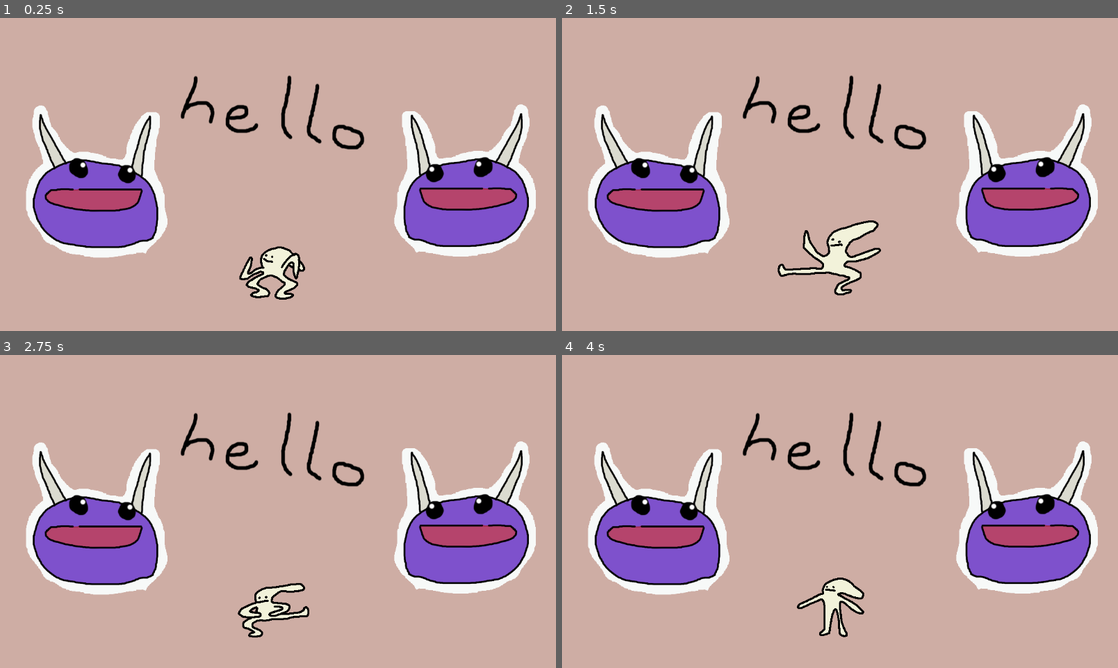
Above: before the commit, frames 1-4 (two rows, left to right).
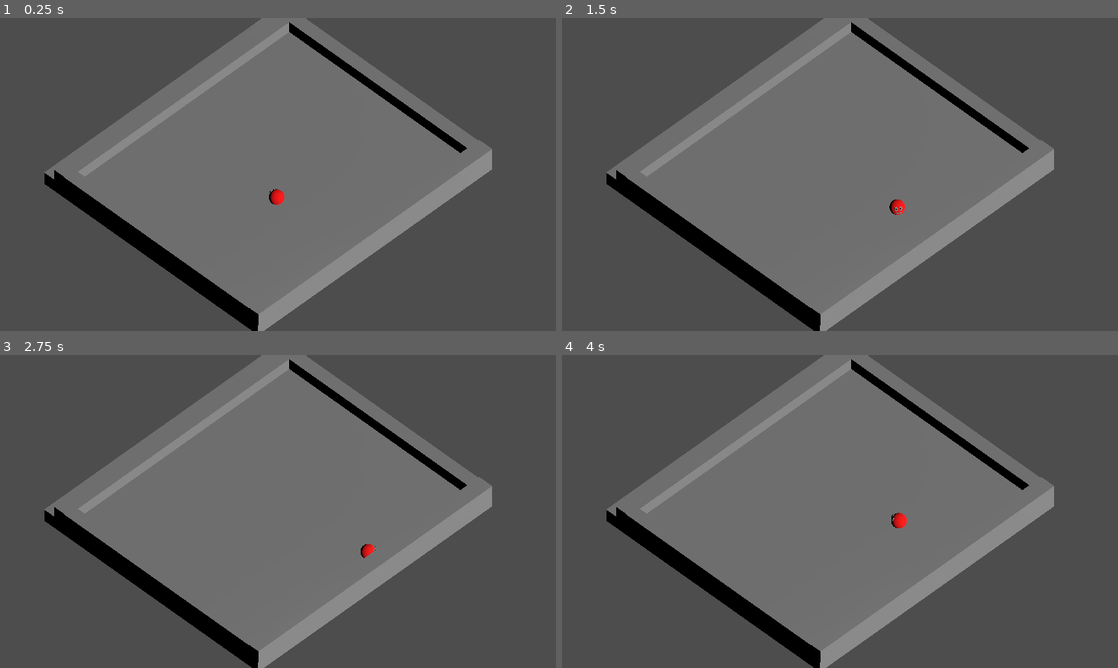
Above: after the commit, the same moments.

Repository: melonboyo/entomo
Game: Godot game, scene res://Scenes/CharacterTesting.tscn
Same seed, same stepped clock (60 frames per second), same inputs: the game is played once before the commit and once after it. Before the commit the project starts from res://test.tscn.
Inputs:
- Up to frame 1 (0.25 s): no input
- Up to frame 2 (1.5 s): hold D (move_right, bound only after the commit) 0.53-1.28 s; tap E (interact, bound only after the commit) at 0.6 s; tap Space (move_jump, bound only after the commit) at 0.77, 1.07 s; tap Q (special_ability, bound only after the commit) at 0.8, 1.35 s; hold S (move_backward, bound only after the commit) from 1.28 s (still down)
- Up to frame 3 (2.75 s): tap Space (move_jump, bound only after the commit) at 1.52, 1.55, 1.82, 2.1 s; release S (move_backward, bound only after the commit) at 2.03 s; hold D (move_right, bound only after the commit) from 2.03 s (still down); tap E (interact, bound only after the commit) at 2.3 s
- Up to frame 4 (4 s): release D (move_right, bound only after the commit) at 2.78 s; hold W (move_forward, bound only after the commit) 2.78-3.53 s; tap E (interact, bound only after the commit) at 2.85 s; tap Space (move_jump, bound only after the commit) at 3.02, 3.32, 3.77, 3.8 s; tap Q (special_ability, bound only after the commit) at 3.05, 3.6 s; hold A (move_left, bound only after the commit) from 3.53 s (still down)

The runs differ from the first frame. In frame 1, 100% of the frame differs, in the area x 0-100%, y 0-100%; in frame 2, 100%; in frame 3, 100%; in frame 4, 100%.

Commit message:
Add generic player movement controller and Parasite

Diff:
--- /dev/null
+++ b/Characters/Generic/GenericCharacterController.gd
@@ -0,0 +1,45 @@
+# This script acts as a generic base for each character in the game, extend it to add additional functionality
+# NOTE that this script does not process any input at all, instead, methods that update movement etc. are called from PlayerInputProvider
+class_name GenericCharacterController extends CharacterBody3D
+
+@export var SPEED = 5.0
+@export var JUMP_VELOCITY = 4.5
+
+# Update the physics body each physics tick
+func _physics_process(delta: float) -> void:
+	# Add gravity
+	handleGravity(delta)
+
+	# move_and_slide is called each physics tick
+	move_and_slide()
+
+# The generic character uses gravity
+func handleGravity(delta: float) -> void:
+	if not is_on_floor():
+			velocity += get_gravity() * delta
+
+# The generic character jumps when the jump button is pressed and they are on the ground, override this in the creature-specific script for additional functionality
+func handleJump() -> void:
+	if is_on_floor():
+		velocity.y = JUMP_VELOCITY
+		print("Performed jump.")
+
+# The handleMove method of Generic Character Controller is called every tick
+func handleMove(input_dir: Vector2, camera_basis: Basis, delta: float) -> void:
+	# Get the input direction and handle the movement/deceleration.
+	var direction := (camera_basis * Vector3(input_dir.x, 0, input_dir.y)).normalized()
+	if direction:
+		velocity.x = direction.x * SPEED
+		velocity.z = direction.z * SPEED
+	else:
+		velocity.x = move_toward(velocity.x, 0, SPEED)
+		velocity.z = move_toward(velocity.z, 0, SPEED)
+
+# TODO: Implement generic character interaction
+# The generic character can interact, this method should work the same for all cratures.
+func handleInteract() -> void:
+	print("Performed interact.")
+
+# The generic character has no special ability, override this in the creature-specific script
+func handleSpecialAbility() -> void:
+	print("Performed special ability.")
--- /dev/null
+++ b/Characters/Parasite/Parasite.tscn
@@ -0,0 +1,49 @@
+[gd_scene load_steps=7 format=3 uid="uid://bj7rxxs3efy3j"]
+
+[ext_resource type="Script" path="res://Characters/Parasite/ParasiteController.gd" id="1_a2cng"]
+
+[sub_resource type="SphereShape3D" id="SphereShape3D_b6yj3"]
+
+[sub_resource type="SphereMesh" id="SphereMesh_cursh"]
+
+[sub_resource type="StandardMaterial3D" id="StandardMaterial3D_s0oth"]
+albedo_color = Color(1, 0, 0, 1)
+
+[sub_resource type="SphereMesh" id="SphereMesh_4oaq5"]
+
+[sub_resource type="StandardMaterial3D" id="StandardMaterial3D_s65vp"]
+albedo_color = Color(0, 0, 0, 1)
+
+[node name="CharacterBody3D" type="CharacterBody3D"]
+script = ExtResource("1_a2cng")
+
+[node name="CollisionShape3D" type="CollisionShape3D" parent="."]
+shape = SubResource("SphereShape3D_b6yj3")
+
+[node name="MeshInstance3D" type="MeshInstance3D" parent="."]
+transform = Transform3D(1, 0, 0, 0, 1, 0, 0, 0, 1, -0.00508738, -1.19209e-07, 0.00233459)
+mesh = SubResource("SphereMesh_cursh")
+skeleton = NodePath("../CollisionShape3D")
+surface_material_override/0 = SubResource("StandardMaterial3D_s0oth")
+
+[node name="RightEye" type="MeshInstance3D" parent="."]
+transform = Transform3D(-6.49758e-09, -2.95011e-09, 0.225587, 0.0504465, 0.280898, 0, -0.114253, 0.124025, -9.86072e-09, 0.151, 0.234412, -0.39778)
+mesh = SubResource("SphereMesh_4oaq5")
+
+[node name="RightPupil" type="MeshInstance3D" parent="RightEye"]
+transform = Transform3D(0.436916, -0.0440875, 0, 0.0477189, 0.403667, 0, 2.66454e-15, 0, 0.370559, 0.465785, 0.0768955, 0.00651431)
+mesh = SubResource("SphereMesh_4oaq5")
+surface_material_override/0 = SubResource("StandardMaterial3D_s65vp")
+
+[node name="LeftEye" type="MeshInstance3D" parent="."]
+transform = Transform3D(-6.49758e-09, -2.95011e-09, 0.225587, 0.0504465, 0.280898, 0, -0.114253, 0.124025, -9.86072e-09, -0.139601, 0.234412, -0.39778)
+mesh = SubResource("SphereMesh_4oaq5")
+
+[node name="RightPupil" type="MeshInstance3D" parent="LeftEye"]
+transform = Transform3D(0.436916, -0.0440875, 0, 0.0477189, 0.403667, 0, 2.66454e-15, 0, 0.370559, 0.465785, 0.0768955, 0.0293676)
+mesh = SubResource("SphereMesh_4oaq5")
+surface_material_override/0 = SubResource("StandardMaterial3D_s65vp")
+
+[node name="RightEye2" type="MeshInstance3D" parent="."]
+transform = Transform3D(2.38634e-16, -0.453237, 9.86072e-09, -5.45931e-09, -1.98116e-08, -0.225587, 0.124894, 0, -9.86072e-09, 0, -0.0522866, -0.434969)
+mesh = SubResource("SphereMesh_4oaq5")
--- /dev/null
+++ b/Characters/Parasite/ParasiteController.gd
@@ -0,0 +1,22 @@
+# This script is for controlling the Parasite
+extends GenericCharacterController
+
+# Overrides the handleJump method of GenericCharacterController
+func handleJump() -> void:
+	return
+
+# Overrides the handleMove method of GenericCharacterController
+func handleMove(input_dir: Vector2, camera_basis: Basis, delta: float) -> void:
+	# Get the input direction and handle the movement/deceleration.
+	# As good practice, you should replace UI actions with custom gameplay actions.
+	var direction := (camera_basis * Vector3(input_dir.x, 0, input_dir.y)).normalized()
+
+	if direction:
+		velocity.x = direction.x * SPEED
+		velocity.z = direction.z * SPEED
+	else:
+		velocity.x = move_toward(velocity.x, 0, SPEED)
+		velocity.z = move_toward(velocity.z, 0, SPEED)
+
+	if(input_dir != Vector2.ZERO):
+		rotation.y = lerp_angle(rotation.y, atan2(-direction.x, -direction.z), delta * 10)
--- /dev/null
+++ b/GameStateManager/GameStateManager.tscn
@@ -0,0 +1,6 @@
+[gd_scene load_steps=2 format=3 uid="uid://dclrt7yy6gtq6"]
+
+[ext_resource type="Script" path="res://GameStateManager/PlayerInputProvider.gd" id="1_ddpt0"]
+
+[node name="GameStateManager" type="Node3D"]
+script = ExtResource("1_ddpt0")
--- /dev/null
+++ b/GameStateManager/PlayerInputProvider.gd
@@ -0,0 +1,36 @@
+# This script is responsible for providing input to the current GenericCharacterController script, ensuring that only one character can be controlled at a time
+extends Node3D
+
+@export var currentPossessedCreature: GenericCharacterController = null
+@export var camera: Camera3D = null
+
+# Called when the node enters the scene tree for the first time.
+func _ready() -> void:
+	pass # Replace with function body.
+
+
+# Called every frame. 'delta' is the elapsed time since the previous frame.
+func _physics_process(delta: float) -> void:
+	if(currentPossessedCreature == null or camera == null):
+		return
+
+	# Handle jump
+	if Input.is_action_just_pressed("move_jump"):
+		currentPossessedCreature.handleJump()
+
+	# Handle moving
+	currentPossessedCreature.handleMove(
+		Input.get_vector("move_left", "move_right", "move_forward", "move_backward"),
+		camera.basis,
+		delta
+	)
+
+	# Handle interacting
+	if(Input.is_action_just_pressed("interact")):
+		currentPossessedCreature.handleInteract()
+
+	# Handle Special Ability
+	if(Input.is_action_just_pressed("special_ability")):
+		currentPossessedCreature.handleSpecialAbility()
+
+	pass
--- /dev/null
+++ b/Scenes/CharacterTesting.tscn
@@ -0,0 +1,82 @@
+[gd_scene load_steps=5 format=3 uid="uid://dyudv4itc62ua"]
+
+[ext_resource type="PackedScene" uid="uid://bj7rxxs3efy3j" path="res://Characters/Parasite/Parasite.tscn" id="1_htcmh"]
+[ext_resource type="PackedScene" uid="uid://dclrt7yy6gtq6" path="res://GameStateManager/GameStateManager.tscn" id="2_lrlr4"]
+
+[sub_resource type="BoxShape3D" id="BoxShape3D_2cuf7"]
+
+[sub_resource type="BoxMesh" id="BoxMesh_r6fp7"]
+
+[node name="Scene" type="Node3D"]
+
+[node name="DirectionalLight3D" type="DirectionalLight3D" parent="."]
+transform = Transform3D(1, 0, 0, 0, 0.840368, 0.542016, 0, -0.542016, 0.840368, -0.00180054, 10.4981, 31.7402)
+
+[node name="Parasite" parent="." instance=ExtResource("1_htcmh")]
+transform = Transform3D(1, 0, 0, 0, 1, 0, 0, 0, 1, -2.16028, 1.55166, 2.964)
+
+[node name="Camera3D" type="Camera3D" parent="."]
+transform = Transform3D(0.707107, 0.5, -0.5, 0, 0.707107, 0.707107, 0.707107, -0.5, 0.5, -7.30029, 10.6476, 8.24296)
+projection = 1
+size = 20.0
+
+[node name="StaticGeometry" type="Node3D" parent="."]
+
+[node name="StaticBody3D" type="StaticBody3D" parent="StaticGeometry"]
+
+[node name="CollisionShape3D" type="CollisionShape3D" parent="StaticGeometry/StaticBody3D"]
+transform = Transform3D(21.1851, 0, 0, 0, 1.00939, 0, 0, 0, 19.3849, 0, 0, 0)
+shape = SubResource("BoxShape3D_2cuf7")
+
+[node name="MeshInstance3D" type="MeshInstance3D" parent="StaticGeometry/StaticBody3D"]
+transform = Transform3D(21.1851, 0, 0, 0, 1.00939, 0, 0, 0, 19.3849, 0, 0, 0)
+mesh = SubResource("BoxMesh_r6fp7")
+
+[node name="StaticBody3D2" type="StaticBody3D" parent="StaticGeometry"]
+transform = Transform3D(1, 0, 0, 0, 1, 0, 0, 0, 0.0608394, 0, 0.885279, -8.17546)
+
+[node name="CollisionShape3D" type="CollisionShape3D" parent="StaticGeometry/StaticBody3D2"]
+transform = Transform3D(21.1851, 0, 0, 0, 1.00939, 0, 0, 0, 19.3849, 0, 0, 0)
+shape = SubResource("BoxShape3D_2cuf7")
+
+[node name="MeshInstance3D" type="MeshInstance3D" parent="StaticGeometry/StaticBody3D2"]
+transform = Transform3D(21.1851, 0, 0, 0, 1.00939, 0, 0, 0, 19.3849, 0, 0, 0)
+mesh = SubResource("BoxMesh_r6fp7")
+
+[node name="StaticBody3D3" type="StaticBody3D" parent="StaticGeometry"]
+transform = Transform3D(1, 0, 0, 0, 1, 0, 0, 0, 0.0608394, 0, 0.885279, 9.14636)
+
+[node name="CollisionShape3D" type="CollisionShape3D" parent="StaticGeometry/StaticBody3D3"]
+transform = Transform3D(21.1851, 0, 0, 0, 1.00939, 0, 0, 0, 19.3849, 0, 0, 0)
+shape = SubResource("BoxShape3D_2cuf7")
+
+[node name="MeshInstance3D" type="MeshInstance3D" parent="StaticGeometry/StaticBody3D3"]
+transform = Transform3D(21.1851, 0, 0, 0, 1.00939, 0, 0, 0, 19.3849, 0, 0, 0)
+mesh = SubResource("BoxMesh_r6fp7")
+
+[node name="StaticBody3D4" type="StaticBody3D" parent="StaticGeometry"]
+transform = Transform3D(0.0463659, 0, 0, 0, 1, 0, 0, 0, 0.863455, -10.1384, 0.885279, 0.518445)
+
+[node name="CollisionShape3D" type="CollisionShape3D" parent="StaticGeometry/StaticBody3D4"]
+transform = Transform3D(21.1851, 0, 0, 0, 1.00939, 0, 0, 0, 19.3849, 0, 0, 0)
+shape = SubResource("BoxShape3D_2cuf7")
+
+[node name="MeshInstance3D" type="MeshInstance3D" parent="StaticGeometry/StaticBody3D4"]
+transform = Transform3D(21.1851, 0, 0, 0, 1.00939, 0, 0, 0, 19.3849, 0, 0, 0)
+mesh = SubResource("BoxMesh_r6fp7")
+
+[node name="StaticBody3D5" type="StaticBody3D" parent="StaticGeometry"]
+transform = Transform3D(0.0463659, 0, 0, 0, 1, 0, 0, 0, 0.863455, 10.0075, 0.885277, 0.523133)
+
+[node name="CollisionShape3D" type="CollisionShape3D" parent="StaticGeometry/StaticBody3D5"]
+transform = Transform3D(21.1851, 0, 0, 0, 1.00939, 0, 0, 0, 19.3849, 0, 0, 0)
+shape = SubResource("BoxShape3D_2cuf7")
+
+[node name="MeshInstance3D" type="MeshInstance3D" parent="StaticGeometry/StaticBody3D5"]
+transform = Transform3D(21.1851, 0, 0, 0, 1.00939, 0, 0, 0, 19.3849, 0, 0, 0)
+mesh = SubResource("BoxMesh_r6fp7")
+
+[node name="GameStateManager" parent="." node_paths=PackedStringArray("currentPossessedCreature", "camera") instance=ExtResource("2_lrlr4")]
+transform = Transform3D(1, 0, 0, 0, 1, 0, 0, 0, 1, 0.0787029, 0.173008, -0.100365)
+currentPossessedCreature = NodePath("../Parasite")
+camera = NodePath("../Camera3D")
--- a/project.godot
+++ b/project.godot
@@ -11,7 +11,7 @@
 [application]
 
 config/name="Entomo"
-run/main_scene="res://test.tscn"
+run/main_scene="res://Scenes/CharacterTesting.tscn"
 config/features=PackedStringArray("4.3", "Forward Plus")
 config/icon="res://Sprites/icon.png"
 
@@ -19,3 +19,41 @@
 
 window/size/resizable=false
 window/stretch/mode="viewport"
+
+[input]
+
+move_forward={
+"deadzone": 0.5,
+"events": [Object(InputEventKey,"resource_local_to_scene":false,"resource_name":"","device":-1,"window_id":0,"alt_pressed":false,"shift_pressed":false,"ctrl_pressed":false,"meta_pressed":false,"pressed":false,"keycode":0,"physical_keycode":87,"key_label":0,"unicode":119,"location":0,"echo":false,"script":null)
+]
+}
+move_backward={
+"deadzone": 0.5,
+"events": [Object(InputEventKey,"resource_local_to_scene":false,"resource_name":"","device":-1,"window_id":0,"alt_pressed":false,"shift_pressed":false,"ctrl_pressed":false,"meta_pressed":false,"pressed":false,"keycode":0,"physical_keycode":83,"key_label":0,"unicode":115,"location":0,"echo":false,"script":null)
+]
+}
+move_left={
+"deadzone": 0.5,
+"events": [Object(InputEventKey,"resource_local_to_scene":false,"resource_name":"","device":-1,"window_id":0,"alt_pressed":false,"shift_pressed":false,"ctrl_pressed":false,"meta_pressed":false,"pressed":false,"keycode":0,"physical_keycode":65,"key_label":0,"unicode":97,"location":0,"echo":false,"script":null)
+]
+}
+move_right={
+"deadzone": 0.5,
+"events": [Object(InputEventKey,"resource_local_to_scene":false,"resource_name":"","device":-1,"window_id":0,"alt_pressed":false,"shift_pressed":false,"ctrl_pressed":false,"meta_pressed":false,"pressed":false,"keycode":0,"physical_keycode":68,"key_label":0,"unicode":100,"location":0,"echo":false,"script":null)
+]
+}
+move_jump={
+"deadzone": 0.5,
+"events": [Object(InputEventKey,"resource_local_to_scene":false,"resource_name":"","device":-1,"window_id":0,"alt_pressed":false,"shift_pressed":false,"ctrl_pressed":false,"meta_pressed":false,"pressed":false,"keycode":0,"physical_keycode":32,"key_label":0,"unicode":32,"location":0,"echo":false,"script":null)
+]
+}
+special_ability={
+"deadzone": 0.5,
+"events": [Object(InputEventKey,"resource_local_to_scene":false,"resource_name":"","device":-1,"window_id":0,"alt_pressed":false,"shift_pressed":false,"ctrl_pressed":false,"meta_pressed":false,"pressed":false,"keycode":0,"physical_keycode":81,"key_label":0,"unicode":113,"location":0,"echo":false,"script":null)
+]
+}
+interact={
+"deadzone": 0.5,
+"events": [Object(InputEventKey,"resource_local_to_scene":false,"resource_name":"","device":-1,"window_id":0,"alt_pressed":false,"shift_pressed":false,"ctrl_pressed":false,"meta_pressed":false,"pressed":false,"keycode":0,"physical_keycode":69,"key_label":0,"unicode":101,"location":0,"echo":false,"script":null)
+]
+}
Not shown, added: Scenes/Cha15B3.tmp
Not shown, added: Scenes/Cha682D.tmp
Not shown, added: Scenes/Cha7B87.tmp
Not shown, added: Scenes/Cha911C.tmp
Not shown, added: Scenes/ChaEE74.tmp
